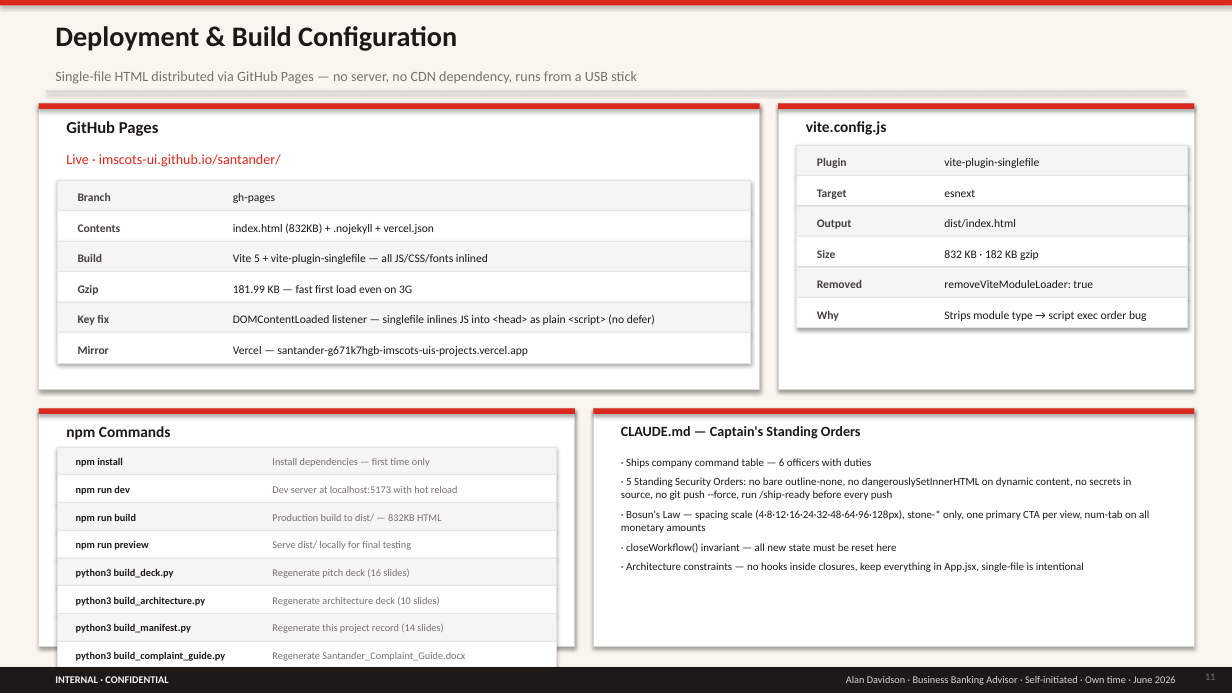
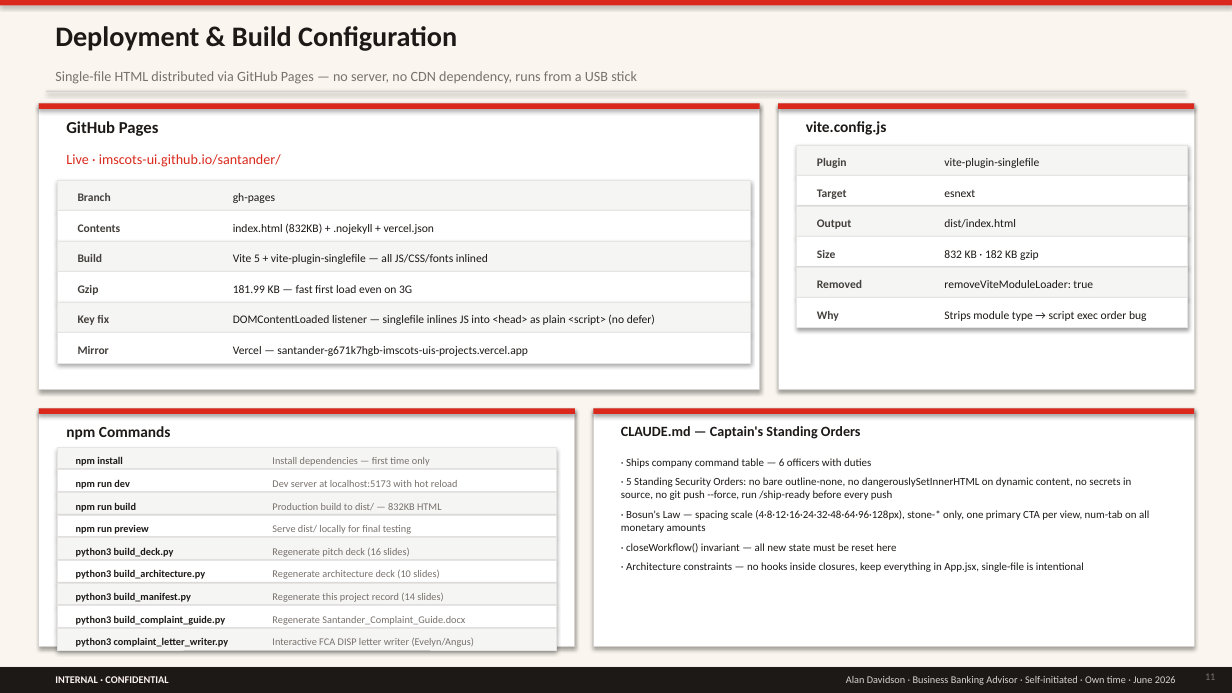
Before and after one commit to imscots-ui/santander, a slide deck: slide 11 of Santander_Project_Record.pptx. Drawn at 1232x693 pixels with LibreOffice and Linux fonts; fonts in the diff are those of the drawing. Boxes give left, top, right and bottom in pixels: in the first picture for what was removed or moved away, otherwise in the second. Text is boxed around its words. In the diff, an @@ line names an element or a change of style, - is before the commit and + after.

```diff
--- a/Santander_Project_Record.pptx
+++ b/Santander_Project_Record.pptx
@@ rectangle: place and size @@
-rectangle at box(57, 447, 556, 475)
+rectangle at box(57, 447, 556, 469)
@@ rectangle: place and size @@
-rectangle at box(57, 475, 556, 503)
+rectangle at box(57, 470, 556, 491)
@@ text "npm run dev": place and size @@
-text "npm run dev" at box(76, 485, 130, 495)
+text "npm run dev" at box(76, 479, 130, 489)
@@ text "Dev server at localhost:5173 with ...": place and size @@
-text "Dev server at localhost:5173 with ..." at box(272, 486, 458, 493)
+text "Dev server at localhost:5173 with ..." at box(272, 480, 458, 487)
@@ rectangle: place and size @@
-rectangle at box(57, 503, 556, 531)
+rectangle at box(57, 493, 556, 514)
@@ text "npm run build": place and size @@
-text "npm run build" at box(76, 513, 136, 523)
+text "npm run build" at box(76, 502, 136, 512)
@@ text "Production build to dist/ — ...": place and size @@
-text "Production build to dist/ — ..." at box(272, 514, 442, 521)
+text "Production build to dist/ — ..." at box(272, 503, 442, 510)
@@ rectangle: place and size @@
-rectangle at box(57, 531, 556, 558)
+rectangle at box(57, 516, 556, 537)
@@ rectangle: place and size @@
-rectangle at box(57, 558, 556, 586)
+rectangle at box(57, 538, 556, 559)
@@ text "npm run preview": place and size @@
-text "npm run preview" at box(76, 541, 148, 550)
+text "npm run preview" at box(76, 525, 148, 534)
@@ text "Serve dist/ locally for final ...": place and size @@
-text "Serve dist/ locally for final ..." at box(272, 541, 411, 550)
+text "Serve dist/ locally for final ..." at box(272, 525, 411, 534)
@@ rectangle: place and size @@
-rectangle at box(57, 586, 556, 614)
+rectangle at box(57, 561, 556, 582)
@@ text "python3 build_deck.py": place and size @@
-text "python3 build_deck.py" at box(76, 568, 174, 578)
+text "python3 build_deck.py" at box(76, 547, 174, 557)
@@ text "python3 build_architecture.py": place and size @@
-text "python3 build_architecture.py" at box(76, 596, 206, 606)
+text "python3 build_architecture.py" at box(76, 569, 206, 579)
@@ text "Regenerate pitch deck (16 slides)": place and size @@
-text "Regenerate pitch deck (16 slides)" at box(272, 569, 409, 578)
+text "Regenerate pitch deck (16 slides)" at box(272, 548, 409, 557)
@@ text "Regenerate architecture deck (10 slides)": place and size @@
-text "Regenerate architecture deck (10 slides)" at box(272, 597, 439, 606)
+text "Regenerate architecture deck (10 slides)" at box(272, 570, 439, 579)
@@ rectangle: place and size @@
-rectangle at box(57, 614, 556, 641)
+rectangle at box(57, 583, 556, 604)
@@ text "python3 build_manifest.py": place and size @@
-text "python3 build_manifest.py" at box(76, 623, 191, 633)
+text "python3 build_manifest.py" at box(76, 592, 191, 602)
@@ text "Regenerate this project record (14 ...": place and size @@
-text "Regenerate this project record (14 ..." at box(272, 624, 443, 633)
+text "Regenerate this project record (14 ..." at box(272, 593, 443, 602)
@@ rectangle: place and size @@
-rectangle at box(57, 669, 556, 693)
+rectangle at box(57, 628, 556, 650)
@@ rectangle: place and size @@
-rectangle at box(57, 641, 556, 669)
+rectangle at box(57, 605, 556, 627)
@@ text "python3 build_complaint_guide.py": place and size @@
-text "python3 build_complaint_guide.py" at box(76, 651, 225, 661)
+text "python3 build_complaint_guide.py" at box(76, 615, 225, 625)
@@ text "Regenerate Santander_Complaint_Guide.docx": place and size @@
-text "Regenerate Santander_Complaint_Guide.docx" at box(272, 652, 465, 661)
+text "Regenerate Santander_Complaint_Guide.docx" at box(272, 616, 465, 625)
@@ text "python3 complaint_letter_writer.py" rewrapped from box(76, 679, 229, 683) to box(76, 637, 229, 647) @@
@@ text added at box(272, 638, 474, 647), 8 pt, text #78716C @@
+Interactive FCA DISP letter writer (Evelyn/Angus)
```
Also in this commit, not shown: 1 other slide changed, 3 other files.
